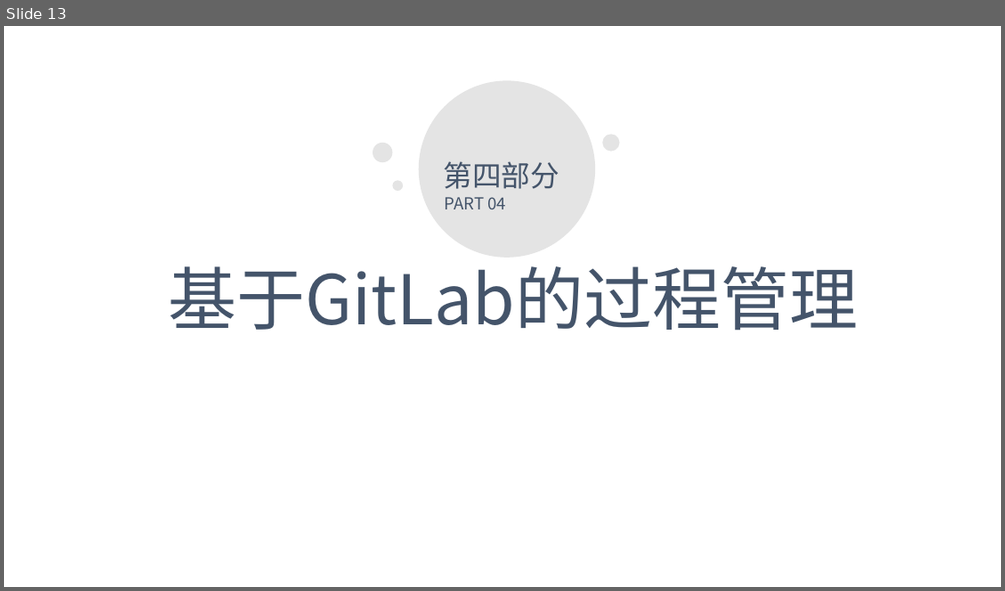
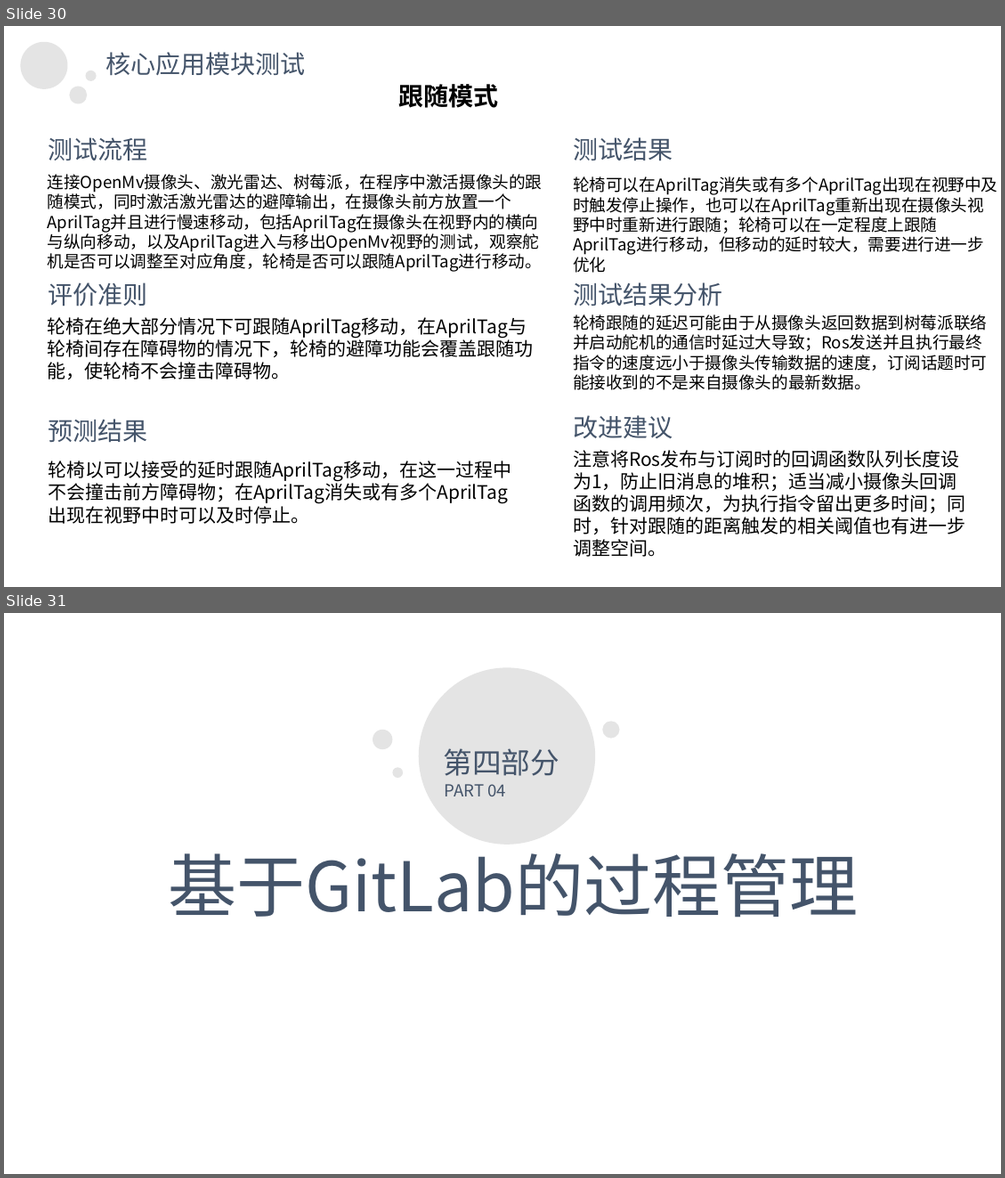
Before and after one commit to Appleuiy/Brain-controlled-navigation-electric-wheelchair-expansion-control-system, a slide deck: 智能轮椅设计测试展示.pptx. Shown one above the other, each under a label of ours: slide 13 before the commit, slides 30 and 31 after it. The pictures are 1005x591 and 1005x1178 pixels, drawn with LibreOffice and Linux fonts; fonts in the diff are those of the drawing. Boxes give left, top, right and bottom in pixels: in the first picture for what was removed or moved away, otherwise in the second. Text is boxed around its words. In the diff, an @@ line names an element or a change of style, - is before the commit and + after.

Commit message:
测试ppt前面部分整合完成，需要完成gitlab过程管理

```diff
--- a/智能轮椅设计测试展示.pptx
+++ b/智能轮椅设计测试展示.pptx
@@ slide 30 added at (4,26,1001,587), background #FFFFFF @@
@@ ellipse added at (20,42,67,89), fill #D9D9D9 at 70% opacity @@
@@ text added at (105,52,305,76), 24 pt, text #44546A @@
+核心应用模块测试
@@ ellipse added at (86,70,96,80), fill #D9D9D9 at 70% opacity @@
@@ ellipse added at (69,87,87,104), fill #D9D9D9 at 70% opacity @@
@@ text added at (398,84,498,108), 24 pt, text #000000, bold @@
+跟随模式
@@ text added at (48,137,147,160), 24 pt, text #44546A @@
+测试流程
@@ text added at (573,137,672,161), 24 pt, text #44546A @@
+测试结果
@@ text added at (48,174,542,272), 16 pt, text #000000 @@
+连接OpenMv摄像头、激光雷达、树莓派，在程序中激活摄像头的跟随模式，同时激活激光雷达的避障输出，在摄像头前方放置一个AprilTag并且进行慢速移动，包括AprilTag在摄像头在视野内的横向与纵向移动，以及AprilTag进入与移出OpenMv视野的测试，观察舵机是否可以调整至对应角度，轮椅是否可以跟随AprilTag进行移动。
@@ text added at (573,176,997,273), 16 pt, text #000000 @@
+轮椅可以在AprilTag消失或有多个AprilTag出现在视野中及时触发停止操作，也可以在AprilTag重新出现在摄像头视野中时重新进行跟随；轮椅可以在一定程度上跟随AprilTag进行移动，但移动的延时较大，需要进行进一步优化
@@ text added at (48,282,147,306), 24 pt, text #44546A @@
+评价准则
@@ text added at (573,282,722,306), 24 pt, text #44546A @@
+测试结果分析
@@ text added at (48,317,534,379), 18 pt, text #000000 @@
+轮椅在绝大部分情况下可跟随AprilTag移动，在AprilTag与轮椅间存在障碍物的情况下，轮椅的避障功能会覆盖跟随功能，使轮椅不会撞击障碍物。
@@ text added at (573,314,987,390), 16 pt, text #000000 @@
+轮椅跟随的延迟可能由于从摄像头返回数据到树莓派联络并启动舵机的通信时延过大导致；Ros发送并且执行最终指令的速度远小于摄像头传输数据的速度，订阅话题时可能接收到的不是来自摄像头的最新数据。
@@ text added at (48,418,147,443), 24 pt, text #44546A @@
+预测结果
@@ text added at (573,415,672,438), 24 pt, text #44546A @@
+改进建议
@@ text added at (573,450,965,556), 18 pt, text #000000 @@
+注意将Ros发布与订阅时的回调函数队列长度设为1，防止旧消息的堆积；适当减小摄像头回调函数的调用频次，为执行指令留出更多时间；同时，针对跟随的距离触发的相关阈值也有进一步调整空间。
@@ text added at (48,460,511,524), 18 pt, text #000000 @@
+轮椅以可以接受的延时跟随AprilTag移动，在这一过程中不会撞击前方障碍物；在AprilTag消失或有多个AprilTag出现在视野中时可以及时停止。
@@ what was slide 13 is now slide 31 @@
```
Also in this commit, not shown: 1 slide changed, 17 other slides added.
